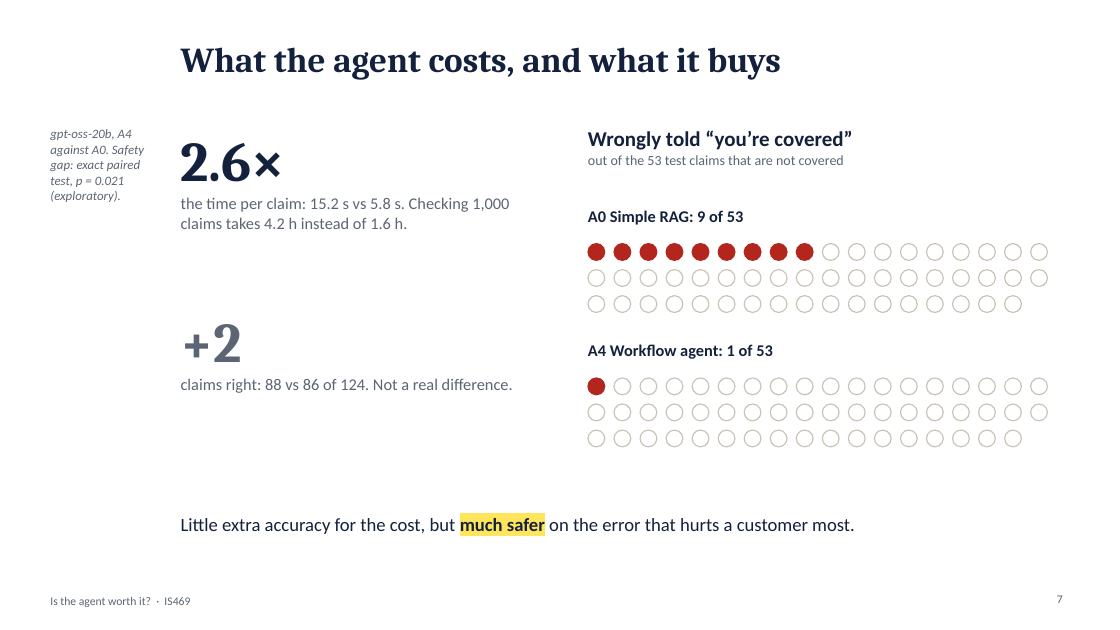
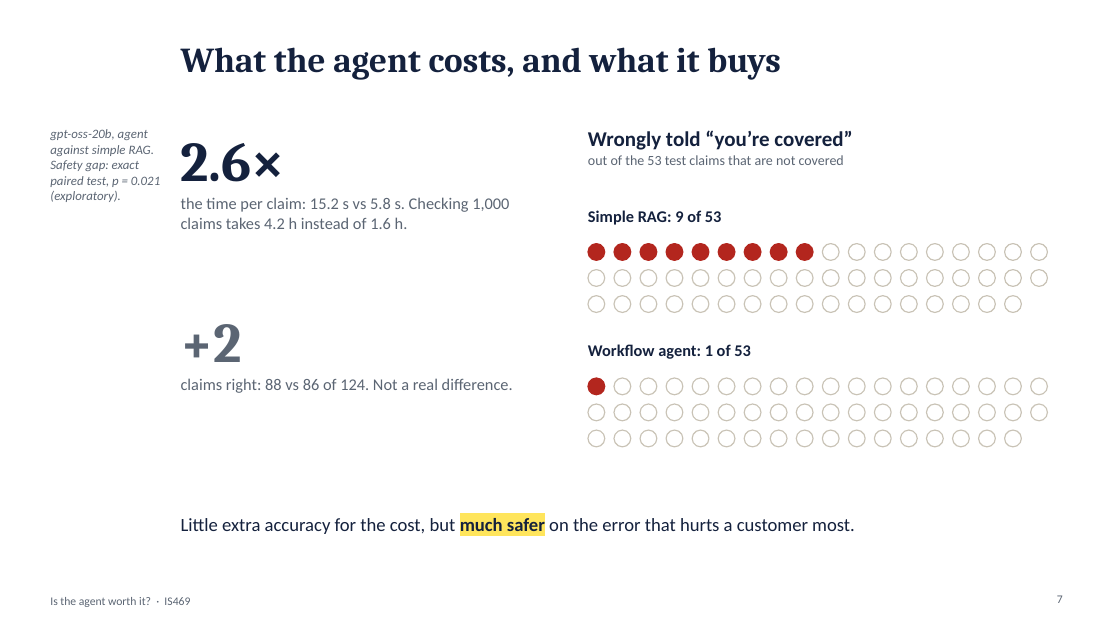
Before and after one commit to yezhan58-oss/insurance_policy_checker-rag, a slide deck: slide 7 of docs/IS469_presentation.pptx. Drawn at 1120x630 pixels with LibreOffice and Linux fonts; fonts in the diff are those of the drawing. Boxes give left, top, right and bottom in pixels: in the first picture for what was removed or moved away, otherwise in the second. Text is boxed around its words. In the diff, an @@ line names an element or a change of style, - is before the commit and + after.

Commit message:
Use setup names (Simple RAG, Workflow agent, ...) instead of codes on slides, script, demo and charts

```diff
--- a/docs/IS469_presentation.pptx
+++ b/docs/IS469_presentation.pptx
@@ text at [50,129,160,202]: text changed @@
-gpt-oss-20b, A4 against A0. Safety gap: exact paired test, p = 0.021 (exploratory).
+gpt-oss-20b, agent against simple RAG. Safety gap: exact paired test, p = 0.021 (exploratory).
@@ text at [588,210,722,225]: text changed @@
-A0 Simple RAG: 9 of 53
+Simple RAG: 9 of 53
@@ text at [588,344,751,359]: text changed @@
-A4 Workflow agent: 1 of 53
+Workflow agent: 1 of 53
```
Also in this commit, not shown: 6 other slides changed, 10 other files.
